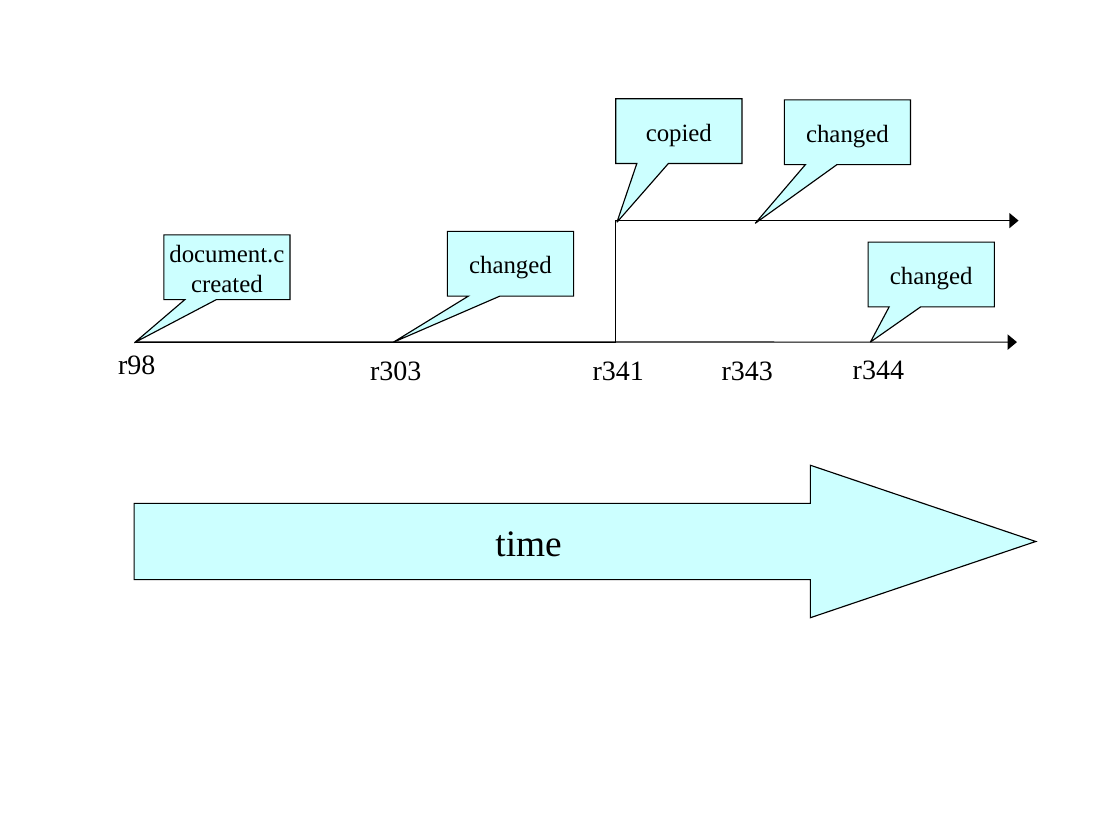
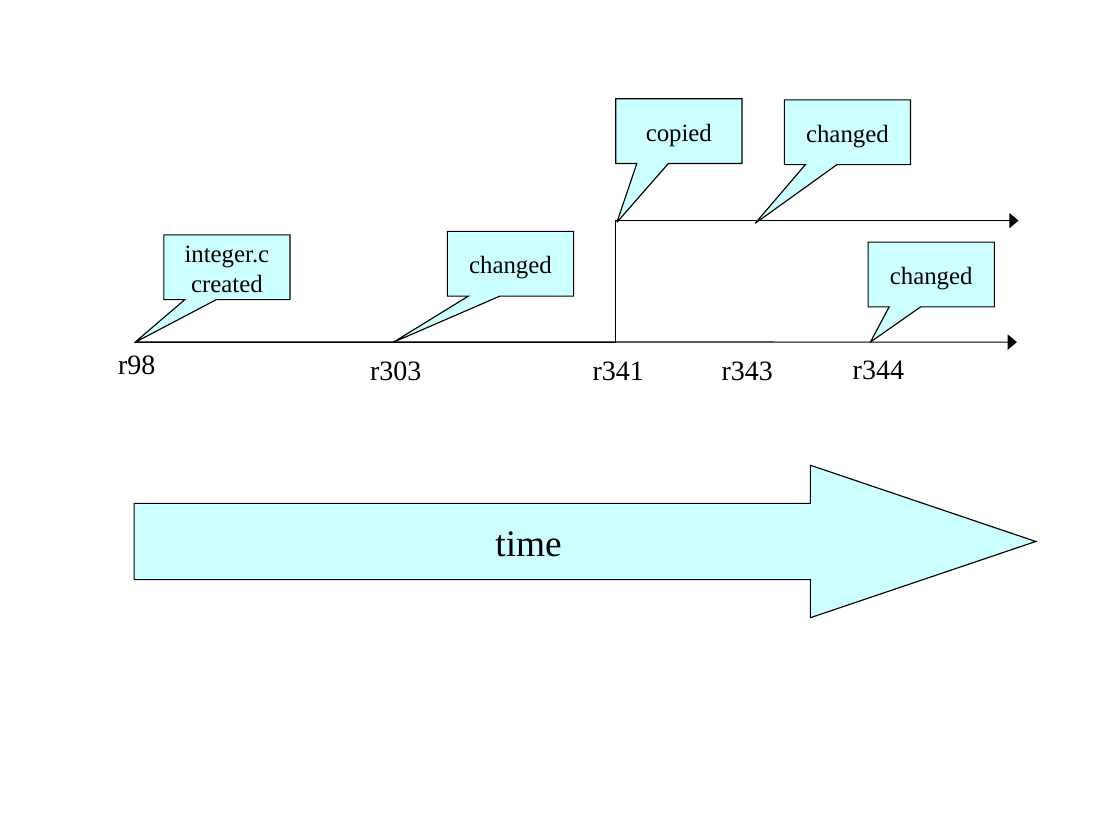
Before and after one commit to nabetaro/svnbook-ja, a slide deck: slide 4 of src/book/book/images/branches.ppt. Drawn at 1120x840 pixels with LibreOffice and Linux fonts; fonts in the diff are those of the drawing. Boxes give left, top, right and bottom in pixels: in the first picture for what was removed or moved away, otherwise in the second. Text is boxed around its words. In the diff, an @@ line names an element or a change of style, - is before the commit and + after.

```diff
--- a/src/book/book/images/branches.ppt
+++ b/src/book/book/images/branches.ppt
@@ text in speech box at box(185, 245, 270, 268): text changed @@
-document.c
+integer.c
```
Also in this commit, not shown: 2 other slides changed, 7 other files.
